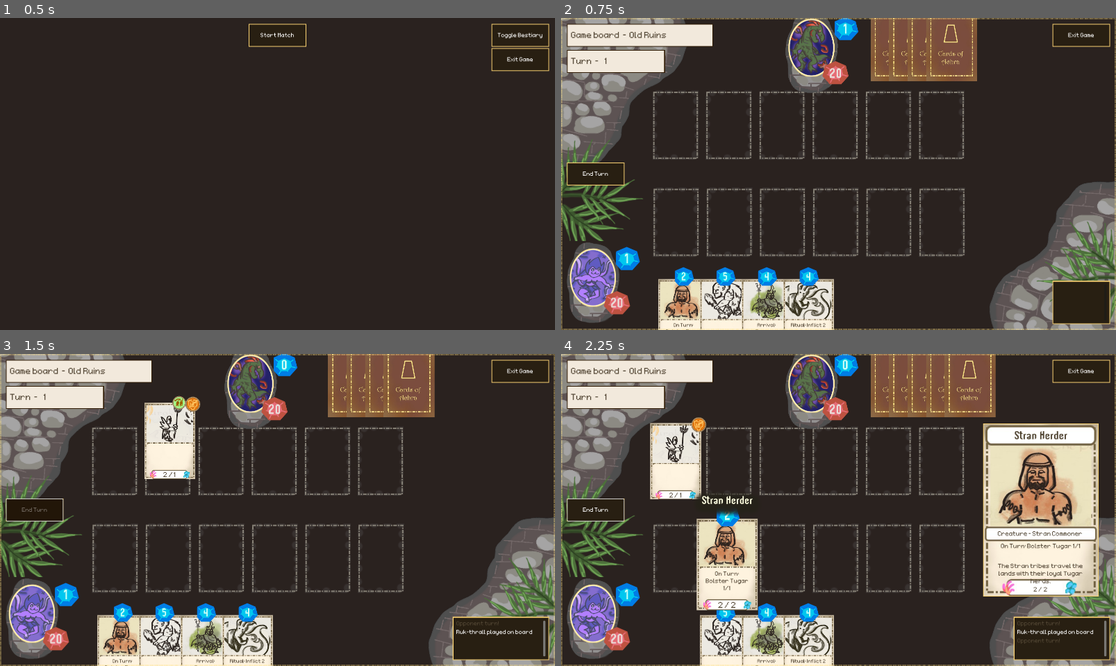
Above: before the commit, frames 1-4 (two rows, left to right).
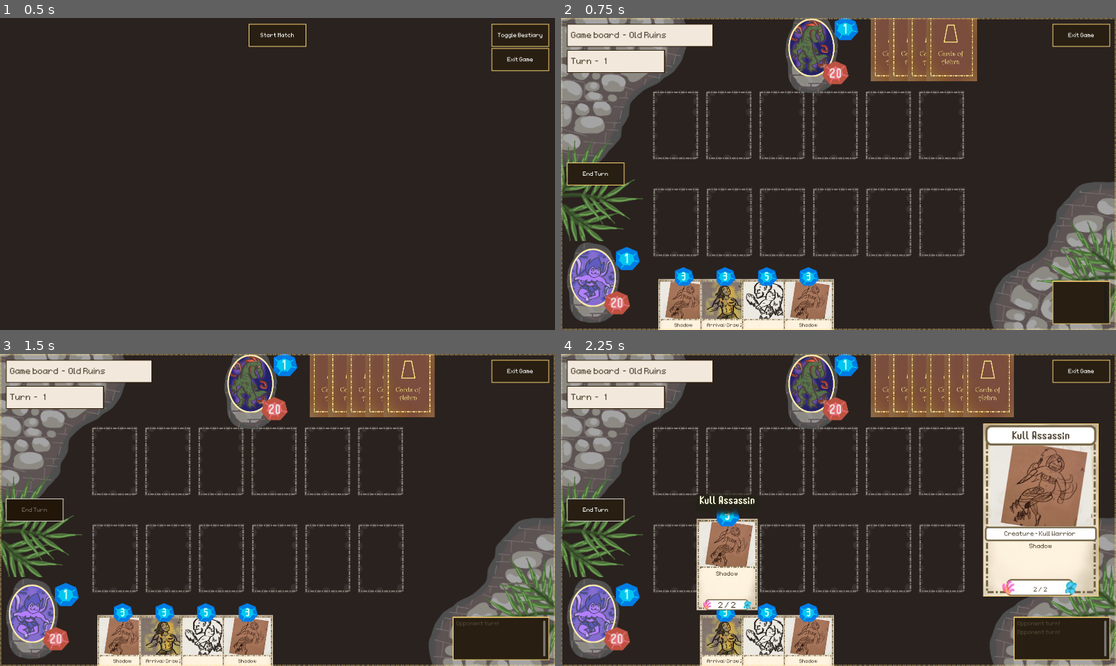
Above: after the commit, the same moments.

Repository: OttoElomaa/Godot-4-Ogre-Card-Game
Game: Godot game, scene res://GameScenes/MainMenu.tscn
Same seed, same stepped clock (60 frames per second), same inputs: the game is played once before the commit and once after it.
Inputs (mouse positions are in pixels of both pictures, inside the frame that each line leads up to):
- Up to frame 1 (0.5 s): no input
- Up to frame 2 (0.75 s): click (838, 36) at 0.5 s
- Up to frame 3 (1.5 s): click (33, 510) at 1.27 s
- Up to frame 4 (2.25 s): tap Enter at 2 s; drag from (683, 653) to (816, 385) at 2.02 s

Frame 1 is identical in both runs. In frame 2, 3.0% of the frame differs, in the area x 17-49%, y 81-100%; in frame 3, 6.1%; in frame 4, 12%, in the area x 16-96%, y 0-100%.

Commit message:
Card: Added counters node. Added Shadow keyword. Added centralised updateCardVisuals function

Diff:
--- a/Cards/Creatures/Cr-BlinkBeast.tscn
+++ b/Cards/Creatures/Cr-BlinkBeast.tscn
@@ -5,6 +5,7 @@
 
 [node name="Card-Cr-Blinkbeast" instance=ExtResource("1_o7m1v")]
 cardName = "Blinkbeast"
+subTypeStr = "Astral Beast"
 flavorText = "A playful astral hunter from beyond Achra."
 manaCost = 1
 startingDamage = 2
--- /dev/null
+++ b/Cards/Creatures/Cr-Kull-Assassin.tscn
@@ -0,0 +1,17 @@
+[gd_scene load_steps=3 format=3 uid="uid://ds7yqwico71ks"]
+
+[ext_resource type="PackedScene" uid="uid://mxfejwivkelm" path="res://Cards/card.tscn" id="1_n8ty8"]
+[ext_resource type="Texture2D" uid="uid://cq588jgcvxryv" path="res://Art/CardArt/card-art-creature-Kull-assassin.jpg" id="2_n8ty8"]
+
+[node name="Card-Cr-KullAssassin" instance=ExtResource("1_n8ty8")]
+cardName = "Kull Assassin"
+subTypeStr = "Kull Warrior"
+manaCost = 3
+startingDamage = 2
+startingHealth = 2
+
+[node name="Keyword" parent="KeywordHandler/MyKeywords" index="0"]
+hasShadow = true
+
+[node name="Art" parent="Frontside" index="1"]
+texture = ExtResource("2_n8ty8")
--- a/Cards/Creatures/Cr-MardokHound.tscn
+++ b/Cards/Creatures/Cr-MardokHound.tscn
@@ -5,6 +5,7 @@
 
 [node name="Card-Cr-MardokHound" instance=ExtResource("1_kp5c2")]
 cardName = "Ur-Hound"
+subTypeStr = "Sacred Beast"
 flavorText = "A beast from the lost city of stone."
 manaCost = 4
 startingDamage = 2
--- a/Cards/Creatures/Cr-Stran-Herder.tscn
+++ b/Cards/Creatures/Cr-Stran-Herder.tscn
@@ -13,7 +13,7 @@
 
 [node name="OnTurn" parent="Effects" index="4"]
 isActive = true
-effectTypeLine = "Tugar"
+effectTypeLine = "Beast"
 bolstersAllAllies = true
 bolsterDamage = 1
 bolsterHealth = 1
--- a/Cards/card.gd
+++ b/Cards/card.gd
@@ -11,7 +11,7 @@
 #### DESTROYED STATUS when the card is beaten in combat or otherwise destroyed
 #### INERT REFERS to SPELLS and other cards that can't attack or cast
 enum CardActionStates {
-	ACTIVE, PASSIVE, DESTROYED, INERT
+	ACTIVE, PASSIVE, DESTROYED, INERT, HAND
 }
 
 enum CardTypes {
@@ -69,6 +69,7 @@
 
 
 ##########################################################
+@onready var countersNode := $Counters
 @onready var stateHandler := $Frontside/ActionState
 
 @onready var castNode := $Effects/Cast
@@ -89,6 +90,9 @@
 	get:
 		return keywordHandler.hasDuelist()
 
+var hasShadow:
+	get:
+		return keywordHandler.hasShadow()
 
 
 
@@ -153,6 +157,8 @@
 		text += "Sunder"
 	if hasDuelist:
 		text += "Duelist"
+	if hasShadow:
+		text += "Shadow"
 
 	#### CHECK CAST, BATTLE ART, and RITUAL NODES
 
@@ -211,6 +217,22 @@
 		onTurnNode.activate(null)
 
 
+
+func updateCardVisuals():
+
+	updateCardLabels()
+
+	if actionState == CardActionStates.HAND:
+		toggleManaCostIndicator(true)
+		toggleActionStateIndicator(false)
+	else:
+		toggleManaCostIndicator(false)
+		toggleActionStateIndicator(true)
+
+	$Counters.updatePhasedVisuals()
+
+
+
 func _on_area_2d_mouse_entered() -> void:
 	emit_signal("hoverOn", self)
 
@@ -281,6 +303,10 @@
 
 func statesDestroy():
 	actionState = CardActionStates.DESTROYED
+
+
+func statesHand():
+	actionState = CardActionStates.HAND
 
 
 func toggleTraveling(enabled:bool):
--- a/Cards/card.tscn
+++ b/Cards/card.tscn
@@ -1,7 +1,9 @@
-[gd_scene load_steps=26 format=3 uid="uid://mxfejwivkelm"]
+[gd_scene load_steps=28 format=3 uid="uid://mxfejwivkelm"]
 
 [ext_resource type="Script" uid="uid://drheo1lr8gec8" path="res://Cards/card.gd" id="1_i5yq8"]
+[ext_resource type="Script" uid="uid://c4juxj0muiopk" path="res://Cards/counters.gd" id="2_07jhh"]
 [ext_resource type="Script" uid="uid://dfqyywxg05ds" path="res://Cards/cardEffectNode.gd" id="2_r3tma"]
+[ext_resource type="Texture2D" uid="uid://diry565yftyuy" path="res://Art/CardComponents/card-background-phased-effect-transparent.png" id="3_8geja"]
 [ext_resource type="Script" uid="uid://kbmh20bwbb3u" path="res://Cards/keyword_handler.gd" id="3_lcq1x"]
 [ext_resource type="Texture2D" uid="uid://b7g66n14xrpak" path="res://Art/CardArt/card-art-base-card-idk.png" id="3_trd61"]
 [ext_resource type="LabelSettings" uid="uid://bybi82ik7ric5" path="res://Fonts/LabelSettingSmallFontFaintGrey.tres" id="4_7bc8n"]
@@ -221,6 +223,14 @@
 [node name="Card" type="Node2D"]
 script = ExtResource("1_i5yq8")
 
+[node name="Counters" type="Node2D" parent="."]
+script = ExtResource("2_07jhh")
+
+[node name="PhasedTexture" type="Sprite2D" parent="Counters"]
+visible = false
+z_index = 1
+texture = ExtResource("3_8geja")
+
 [node name="Effects" type="Node" parent="."]
 
 [node name="Cast" type="Node" parent="Effects"]
@@ -357,6 +367,7 @@
 horizontal_alignment = 1
 
 [node name="ActionState" type="Node2D" parent="Frontside"]
+z_index = 1
 position = Vector2(100, -164)
 scale = Vector2(0.6, 0.6)
 
--- /dev/null
+++ b/Cards/counters.gd
@@ -0,0 +1,20 @@
+extends Node2D
+
+
+
+var isPhased := false
+
+var hasDoom := false
+
+
+
+
+func togglePhased(isPhased:bool):
+	self.isPhased = isPhased
+
+
+func updatePhasedVisuals():
+	if isPhased:
+		$PhasedTexture.show()
+	else:
+		$PhasedTexture.hide()
--- a/Cards/keywordNode.gd
+++ b/Cards/keywordNode.gd
@@ -7,3 +7,4 @@
 
 @export var hasSunder := false
 @export var hasDuelist := false
+@export var hasShadow := false
--- a/Cards/keyword_handler.gd
+++ b/Cards/keyword_handler.gd
@@ -16,3 +16,10 @@
 		if keyword.hasDuelist:
 			return true
 	return false
+
+
+func hasShadow() -> bool:
+	for keyword in $MyKeywords.get_children():
+		if keyword.hasShadow:
+			return true
+	return false
--- a/GameScenes/card_loader.gd
+++ b/GameScenes/card_loader.gd
@@ -39,8 +39,11 @@
 
 	for i in range(40):
 		cards.append(createCard("res://Cards/Creatures/Cr-Stran-Herder.tscn"))
+	for i in range(20):
+		cards.append(createCard("res://Cards/Creatures/Cr-Tugar.tscn"))
+
 	for i in range(40):
-		cards.append(createCard("res://Cards/Creatures/Cr-Tugar.tscn"))
+		cards.append(createCard("res://Cards/Creatures/Cr-Kull-Assassin.tscn"))
 
 
 	prints("created cards: ", cards)
--- a/GameScenes/cards_manager.gd
+++ b/GameScenes/cards_manager.gd
@@ -89,11 +89,12 @@
 #### OFFSETS, SHOW MANA COSTS, ETC.
 func updateHandCardsVisuals():
 	var x_offset := 0
-	for c in $PlayerHand.get_children():
+	for c:Card in $PlayerHand.get_children():
 		c.position = $PlayerHandPosition.position + Vector2(x_offset, 0)
 		x_offset += 180
-		c.toggleManaCostIndicator(true)
-		c.toggleActionStateIndicator(false)
+
+		c.statesHand()
+		c.updateCardVisuals()
 
 	x_offset = 0
 	for c in $EnemyHand.get_children():
@@ -263,15 +264,22 @@
 		c.reparent($EnemyBoard)
 		c.isEnemyCard = true
 		battleSystem.enemyMana -= c.manaCost
+
 	#### PLAYER CARD. REPARENT AND TAKE MANA COST
 	else:
 		c.position = slot.position
 		c.reparent($PlayerBoard)
 		battleSystem.playerMana -= c.manaCost
 
+	#### SETUP AND ACTIVATE ARRIVAL TRIGGERS
 	c.basicSetup()
-	c.arrivalNode.activate(null)
+	c.arrivalNode.activate(null)  #### TRIGGER
+	if c.hasShadow:
+		c.countersNode.togglePhased(true)
+
+	c.updateCardVisuals()
 	battleSystem.updateResourceLabels()
+	main.addLogMessage("%s played on board" % c.cardName, Color.WHITE)
 	return true
 
 
@@ -279,7 +287,6 @@
 
 	card.scale = Vector2.ONE
 	card.toggleFrontSide(true)
-	card.toggleManaCostIndicator(false)
 
 	#### SLOT STUFF
 	card.mySlot = slot
@@ -290,14 +297,12 @@
 		return true
 
 	#### SET ACTION STATE AND TRAVEL STATE
-	card.toggleActionStateIndicator(true)
 	card.toggleTraveling(true)
 	if main.checkSlotEnemy(slot): #### ENEMY CARDS ATTACK BY DEFAULT, PLAYER'S CARDS PASSIVE BY DFT
 		card.statesActive()
 	else:
 		card.statesPassive()
 
-	main.addLogMessage("%s played on board" % card.cardName, Color.WHITE)
 	return true
 
 
@@ -403,9 +408,9 @@
 
 	#### UPDATE ALL LABELS, IN CASE THEY WERE AFFECTED
 	for c:Card in MyTools.getBoardCards(true):
-		c.updateCardLabels()
+		c.updateCardVisuals()
 	for c:Card in MyTools.getBoardCards(false):
-		c.updateCardLabels()
+		c.updateCardVisuals()
 
 
 
Binary file added: Art/CardArt/card-art-creature-Kull-assassin.jpg
Not shown, added: Art/CardArt/card-art-creature-Kull-assassin.jpg.import
Binary file added: Art/CardComponents/card-background-phased-effect-transparent.png
Not shown, added: Art/CardComponents/card-background-phased-effect-transparent.png.import
Not shown, added: Cards/counters.gd.uid
Not shown, changed: Art/CardArt/card-art-creature-Kull-assassin.pdn
Not shown, added: Art/CardComponents/card-background-phased-effect-transparent.pdn
